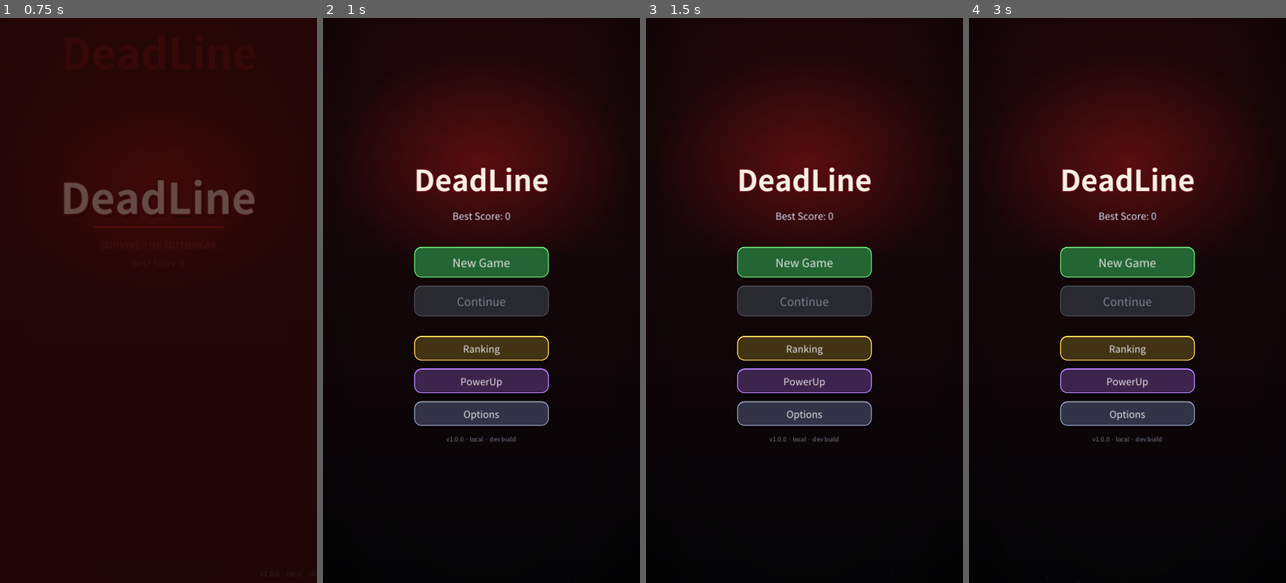
Above: before the commit, frames 1-4 (left to right).
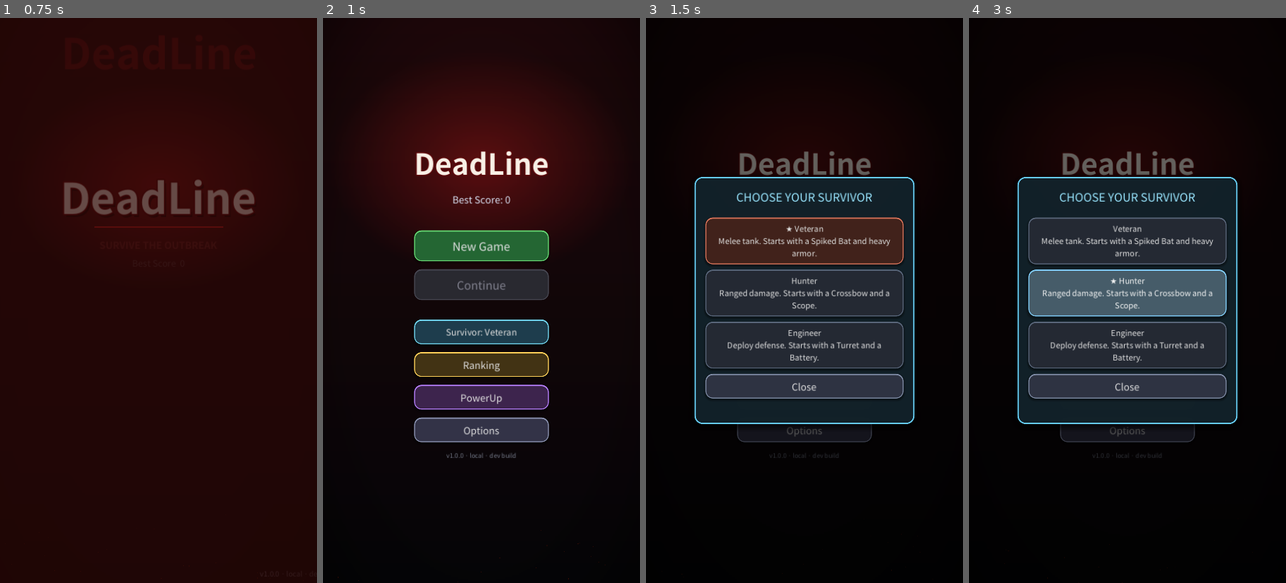
Above: after the commit, the same moments.

Repository: kosj/game_action_defence
Game: Godot game, scene res://scenes/TitleScreen.tscn
The game is run twice, just before and just after one commit, with the same random seed, the same clock (stepped at 60 frames per second) and the same inputs. Sound files missing from this copy of the repository are replaced by a short silence.
Inputs (mouse positions are in pixels of both pictures, inside the frame that each line leads up to):
- Up to frame 1 (0.75 s): tap Enter at 0.5 s; move the mouse to (228, 272) at 0.52 s; click (228, 272) at 0.67 s
- Up to frame 2 (1 s): no input
- Up to frame 3 (1.5 s): click (804, 334) at 1.25 s, where only the run after the commit has a clickable "Survivor: Veteran"
- Up to frame 4 (3 s): click (1127, 238) at 2 s, where only the run after the commit has a clickable "★ Veteran Melee tank. Starts …"; click (1127, 294) at 2.75 s, where only the run after the commit has a clickable "Hunter Ranged damage. Starts …"

Frame 1 is identical in both runs. In frame 2, 14% of the frame differs, in the area x 28-72%, y 23-78%; in frame 3, 38%; in frame 4, 39%, in the area x 11-90%, y 9-100%.

Commit message:
Phase 4-A: add 3 selectable characters (data + selection + identity)
Introduce Veteran / Hunter / Engineer, differentiated by start weapon,
signature passive, and start stat bonuses, with a menu selector.

- CharacterData (id/display/desc/color/start_weapon/signature_passive/
  bonus_* start stats/trait_key) + CharacterDB index; gen_character_data.gd
  generator; data/character_db.tres (3 characters). Note: `trait` is a
  reserved word in GDScript, so the field is named trait_key.
- GameData loads the character catalog (characters / character(id)).
- CharacterManager (new autoload) persists the chosen id to
  user://character.save and provides selected()/select() plus add_bonuses(),
  which is called at the end of ItemDB.recompute so the character's start
  stats stack on top of passives (added with +=, after the passive SET).
- Events.reset() seeds the run inventory with the selected character's start
  weapon and signature passive (on top of the base gun).
- MainMenu gains a character-select overlay (3 cards, highlights + persists
  the pick, button shows the current survivor).
- Characters: Veteran (Spiked Bat + Body Armor, +HP), Hunter (Crossbow +
  Scope, +damage/crit), Engineer (Turret + Battery, +effect area).
- MASTER_PLAN.md: 4-A logged; 4-B (conditional traits) noted as remaining.

Validated headless: --import parses clean; character_db.tres generates (3);
a run-start probe confirms the selected character's start weapon, signature
passive, and stat bonuses apply (Veteran -> {gun,spikedbat}, {armor},
maxhp+4); the MainMenu scene builds with the new overlay error-free.

Co-Authored-By: Claude Opus 4.8 <noreply@anthropic.com>
Claude-Session: https://claude.ai/code/session_01CGDKLmv2BxdFp7Sn7aQ7ZR

Diff:
--- /dev/null
+++ b/data/character_db.tres
@@ -0,0 +1,56 @@
+[gd_resource type="Resource" script_class="CharacterDB" load_steps=6 format=3]
+
+[ext_resource type="Script" path="res://scripts/data/CharacterData.gd" id="1_ur7yx"]
+[ext_resource type="Script" path="res://scripts/data/CharacterDB.gd" id="2_h3tsq"]
+
+[sub_resource type="Resource" id="Resource_gy10s"]
+script = ExtResource("1_ur7yx")
+id = "veteran"
+display = "Veteran"
+desc = "Melee tank. Starts with a Spiked Bat and heavy armor."
+color = Color(0.85, 0.45, 0.35, 1)
+start_weapon = "spikedbat"
+signature_passive = "armor"
+bonus_max_health = 3
+bonus_bullet_damage = 0
+bonus_move_speed = 1
+bonus_atk_speed = 0
+bonus_area = 0
+bonus_crit = 0
+trait_key = "veteran"
+
+[sub_resource type="Resource" id="Resource_eb8c7"]
+script = ExtResource("1_ur7yx")
+id = "hunter"
+display = "Hunter"
+desc = "Ranged damage. Starts with a Crossbow and a Scope."
+color = Color(0.45, 0.8, 1, 1)
+start_weapon = "crossbow"
+signature_passive = "crit"
+bonus_max_health = 0
+bonus_bullet_damage = 2
+bonus_move_speed = 0
+bonus_atk_speed = 0
+bonus_area = 0
+bonus_crit = 2
+trait_key = "hunter"
+
+[sub_resource type="Resource" id="Resource_idkuf"]
+script = ExtResource("1_ur7yx")
+id = "engineer"
+display = "Engineer"
+desc = "Deploy defense. Starts with a Turret and a Battery."
+color = Color(0.55, 0.9, 0.6, 1)
+start_weapon = "turret"
+signature_passive = "battery"
+bonus_max_health = 0
+bonus_bullet_damage = 0
+bonus_move_speed = 0
+bonus_atk_speed = 1
+bonus_area = 2
+bonus_crit = 0
+trait_key = "engineer"
+
+[resource]
+script = ExtResource("2_h3tsq")
+characters = Array[ExtResource("1_ur7yx")]([SubResource("Resource_gy10s"), SubResource("Resource_eb8c7"), SubResource("Resource_idkuf")])
--- a/project.godot
+++ b/project.godot
@@ -22,6 +22,7 @@
 SoundManager="*res://scripts/SoundManager.gd"
 SaveManager="*res://scripts/SaveManager.gd"
 MetaManager="*res://scripts/MetaManager.gd"
+CharacterManager="*res://scripts/CharacterManager.gd"
 RankingManager="*res://scripts/RankingManager.gd"
 AdManager="*res://scripts/AdManager.gd"
 Locale="*res://scripts/Locale.gd"
--- /dev/null
+++ b/scripts/CharacterManager.gd
@@ -0,0 +1,75 @@
+extends Node
+## 캐릭터 선택 관리 (Autoload "CharacterManager").
+## 선택한 캐릭터 id 를 디스크(user://character.save)에 보존하고, 런 시작 시 시작 무기·시그니처 패시브·
+## 시작 스탯 보정을 제공한다. 데이터는 GameData.characters(character_db.tres).
+
+const SAVE_PATH := "user://character.save"
+
+var _selected_id: String = ""
+
+
+func _ready() -> void:
+	_load()
+
+
+## 현재 선택 캐릭터. 저장값이 없거나 무효면 카탈로그 첫 번째로 폴백.
+func selected() -> CharacterData:
+	var list := GameData.characters
+	if list.is_empty():
+		return null
+	for c in list:
+		if c != null and c.id == _selected_id:
+			return c
+	return list[0]
+
+
+func selected_id() -> String:
+	var c := selected()
+	return c.id if c != null else ""
+
+
+func select(id: String) -> void:
+	_selected_id = id
+	_save()
+
+
+func start_weapon() -> String:
+	var c := selected()
+	return c.start_weapon if c != null else ""
+
+
+func signature_passive() -> String:
+	var c := selected()
+	return c.signature_passive if c != null else ""
+
+
+## ItemDB.recompute 말미에 호출 — 캐릭터 시작 스탯 보정을 upgrade_* 에 더한다(패시브/무기 위에 얹힘).
+func add_bonuses() -> void:
+	var c := selected()
+	if c == null:
+		return
+	Events.upgrade_max_health += c.bonus_max_health
+	Events.upgrade_bullet_damage += c.bonus_bullet_damage
+	Events.upgrade_speed += c.bonus_move_speed
+	Events.upgrade_atk_speed += c.bonus_atk_speed
+	Events.upgrade_area += c.bonus_area
+	Events.upgrade_crit += c.bonus_crit
+
+
+func _load() -> void:
+	if not FileAccess.file_exists(SAVE_PATH):
+		return
+	var f := FileAccess.open(SAVE_PATH, FileAccess.READ)
+	if f == null:
+		return
+	var parsed = JSON.parse_string(f.get_as_text())
+	f.close()
+	if typeof(parsed) == TYPE_DICTIONARY:
+		_selected_id = str(parsed.get("id", ""))
+
+
+func _save() -> void:
+	var f := FileAccess.open(SAVE_PATH, FileAccess.WRITE)
+	if f:
+		f.store_string(JSON.stringify({"id": _selected_id}))
+		f.close()
--- a/scripts/Events.gd
+++ b/scripts/Events.gd
@@ -352,8 +352,15 @@
 	upgrade_crit = 0
 	upgrade_garlic = 0
 	upgrade_holy = 0
-	weapons = {"gun": 1}         # 시작 무기(자동총 Lv1)만 보유
+	# 시작 인벤토리 — 기본 자동총(gun) + 선택 캐릭터의 시작 무기/시그니처 패시브.
+	weapons = {"gun": 1}
 	passives = {}
+	var _char: CharacterData = CharacterManager.selected()
+	if _char != null:
+		if _char.start_weapon != "" and _char.start_weapon != "gun":
+			weapons[_char.start_weapon] = 1
+		if _char.signature_passive != "":
+			passives[_char.signature_passive] = 1
 	MetaManager.apply_run_start()         # 영구 강화 배수(골드/경험치) 설정
 	ItemDB.recompute(weapons, passives)   # 인벤토리 → upgrade_* 정합화(메타 시작 보정 포함)
 	gold_changed.emit(total_gold)
--- a/scripts/ItemDB.gd
+++ b/scripts/ItemDB.gd
@@ -120,3 +120,5 @@
 	# 무기와 공유하는 스탯: ADD(무기/진화/메타 값 위에 얹음) — 신규 패시브 탄약벨트/화약.
 	Events.upgrade_multi_bullet += int(acc.get("multishot", 0.0))
 	Events.upgrade_bullet_damage += int(acc.get("bullet_damage", 0.0))
+
+	CharacterManager.add_bonuses()   # 캐릭터 시작 스탯 보정(패시브 SET 이후 += 로 얹음)
--- a/scripts/MainMenu.gd
+++ b/scripts/MainMenu.gd
@@ -39,6 +39,12 @@
 var _power_panel: PanelContainer
 var _power_gold_label: Label
 var _power_rows: Array = []      # [{ "btn": Button, "id": String }]
+
+# ── 캐릭터 선택 오버레이 ──
+var _char_btn: Button
+var _char_dim: ColorRect
+var _char_panel: PanelContainer
+var _char_rows: Array = []       # [{ "btn": Button, "c": CharacterData }]
 
 
 func _ready() -> void:
@@ -154,6 +160,13 @@
 	opt_spacer.custom_minimum_size = Vector2(0, 8)
 	box.add_child(opt_spacer)
 
+	_char_btn = Button.new()
+	_char_btn.custom_minimum_size = Vector2(300, 56)
+	_char_btn.add_theme_font_size_override("font_size", 20)
+	_UIStyle.apply_button_style(_char_btn, Color(0.12, 0.24, 0.30), Color(0.45, 0.85, 0.95))
+	_char_btn.pressed.connect(_on_character_pressed)
+	box.add_child(_char_btn)
+
 	_rank_btn = Button.new()
 	_rank_btn.custom_minimum_size = Vector2(300, 56)
 	_rank_btn.add_theme_font_size_override("font_size", 22)
@@ -187,6 +200,8 @@
 	_build_options_panel()
 	_build_ranking_panel()
 	_build_power_panel()
+	_build_character_panel()
+	_refresh_char_button()
 
 
 ## 옵션 패널(언어 / 사운드 On/Off) — Option 버튼으로 열고 닫는 오버레이.
@@ -385,6 +400,108 @@
 	if MetaManager.buy(id):
 		SoundManager.play("gold", 0.03, 1.25)
 	_refresh_power()
+
+
+# ── 캐릭터 선택 오버레이 ─────────────────────────────────────────────
+func _build_character_panel() -> void:
+	_char_dim = ColorRect.new()
+	_char_dim.set_anchors_preset(Control.PRESET_FULL_RECT)
+	_char_dim.color = Color(0, 0, 0, 0.6)
+	_char_dim.mouse_filter = Control.MOUSE_FILTER_STOP
+	_char_dim.visible = false
+	_char_dim.gui_input.connect(_on_char_dim_input)
+	add_child(_char_dim)
+
+	_char_panel = PanelContainer.new()
+	_char_panel.anchor_left = 0.5
+	_char_panel.anchor_right = 0.5
+	_char_panel.anchor_top = 0.5
+	_char_panel.anchor_bottom = 0.5
+	_char_panel.offset_left = -250.0
+	_char_panel.offset_right = 250.0
+	_char_panel.offset_top = -280.0
+	_char_panel.offset_bottom = 280.0
+	_char_panel.add_theme_stylebox_override("panel", _UIStyle.panel(Color(0.07, 0.13, 0.16, 0.98), Color(0.4, 0.8, 0.95)))
+	_char_panel.visible = false
+	add_child(_char_panel)
+
+	var margin := MarginContainer.new()
+	for m in ["left", "right", "top", "bottom"]:
+		margin.add_theme_constant_override("margin_" + m, 22)
+	_char_panel.add_child(margin)
+
+	var vb := VBoxContainer.new()
+	vb.add_theme_constant_override("separation", 12)
+	margin.add_child(vb)
+
+	var title := Label.new()
+	title.text = "CHOOSE YOUR SURVIVOR"
+	title.horizontal_alignment = HORIZONTAL_ALIGNMENT_CENTER
+	title.add_theme_font_size_override("font_size", 26)
+	title.add_theme_color_override("font_color", Color(0.6, 0.9, 1.0))
+	vb.add_child(title)
+
+	vb.add_child(HSeparator.new())
+
+	_char_rows.clear()
+	for c in GameData.characters:
+		var btn := Button.new()
+		btn.custom_minimum_size = Vector2(430, 92)
+		btn.add_theme_font_size_override("font_size", 18)
+		btn.autowrap_mode = TextServer.AUTOWRAP_WORD_SMART
+		btn.pressed.connect(_on_char_pick.bind(String(c.id)))
+		vb.add_child(btn)
+		_char_rows.append({"btn": btn, "c": c})
+
+	var close := Button.new()
+	close.text = "Close"
+	close.custom_minimum_size = Vector2(0, 52)
+	close.add_theme_font_size_override("font_size", 22)
+	_UIStyle.apply_button_style(close, Color(0.18, 0.20, 0.26), Color(0.5, 0.55, 0.65))
+	close.pressed.connect(_on_character_close)
+	vb.add_child(close)
+
+
+## 현재 선택 캐릭터를 메뉴 버튼에 표시.
+func _refresh_char_button() -> void:
+	var c := CharacterManager.selected()
+	_char_btn.text = "Survivor: %s" % (c.display if c != null else "-")
+
+
+## 오버레이 카드 갱신 — 선택된 캐릭터를 강조.
+func _refresh_character() -> void:
+	var sel := CharacterManager.selected_id()
+	for row in _char_rows:
+		var c: CharacterData = row["c"]
+		var btn: Button = row["btn"]
+		btn.text = "%s%s\n%s" % ["★ " if c.id == sel else "", c.display, c.desc]
+		if c.id == sel:
+			_UIStyle.apply_button_style(btn, Color(c.color.r * 0.30, c.color.g * 0.30, c.color.b * 0.30, 1.0), c.color)
+		else:
+			_UIStyle.apply_button_style(btn, Color(0.14, 0.16, 0.20), Color(0.35, 0.40, 0.48))
+
+
+func _on_character_pressed() -> void:
+	_refresh_character()
+	_char_dim.visible = true
+	_char_panel.visible = true
+
+
+func _on_character_close() -> void:
+	_char_dim.visible = false
+	_char_panel.visible = false
+
+
+func _on_char_dim_input(event: InputEvent) -> void:
+	if (event is InputEventMouseButton and event.pressed) or (event is InputEventScreenTouch and event.pressed):
+		_on_character_close()
+
+
+func _on_char_pick(id: String) -> void:
+	CharacterManager.select(id)
+	SoundManager.play("gold", 0.03, 1.2)
+	_refresh_character()
+	_refresh_char_button()
 
 
 func _refresh_power() -> void:
--- /dev/null
+++ b/scripts/data/CharacterDB.gd
@@ -0,0 +1,5 @@
+class_name CharacterDB
+extends Resource
+## 캐릭터 카탈로그 인덱스. 웹 빌드 호환을 위해 단일 리소스로 묶어 load 한다. 배열 순서 = 표시/기본 순서.
+
+@export var characters: Array[CharacterData] = []
--- /dev/null
+++ b/scripts/data/CharacterData.gd
@@ -0,0 +1,25 @@
+class_name CharacterData
+extends Resource
+## 플레이어 캐릭터 데이터. 시작 무기 + 시그니처 패시브 + 시작 스탯 보정으로 차별화한다(스펙).
+## 조건부 고유 트레잇(저체력 공격력↑ 등)은 후속(Phase 4-B)에서 trait 키로 확장.
+
+@export var id: String = ""
+@export var display: String = ""
+@export var desc: String = ""
+@export var color: Color = Color.WHITE
+
+## 런 시작 시 기본 자동총(gun)에 더해 추가로 보유하는 무기(빈 문자열/"gun"이면 추가 없음).
+@export var start_weapon: String = ""
+## 런 시작 시 Lv1로 보유하는 시그니처 패시브(빈 문자열이면 없음).
+@export var signature_passive: String = ""
+
+## 시작 스탯 보정 — recompute 말미에 upgrade_* 에 더해진다(패시브/무기 위에 얹힘).
+@export var bonus_max_health: int = 0
+@export var bonus_bullet_damage: int = 0
+@export var bonus_move_speed: int = 0
+@export var bonus_atk_speed: int = 0
+@export var bonus_area: int = 0
+@export var bonus_crit: int = 0
+
+## 조건부 고유 트레잇 키(Phase 4-B 예약): "veteran"/"hunter"/"engineer" 등.
+@export var trait_key: String = ""
--- a/scripts/data/GameData.gd
+++ b/scripts/data/GameData.gd
@@ -8,6 +8,7 @@
 const META_DB_PATH := "res://data/meta_upgrades.tres"
 const DIFFICULTY_PATH := "res://data/difficulty.tres"
 const ITEM_CATALOG_PATH := "res://data/item_catalog.tres"
+const CHARACTER_DB_PATH := "res://data/character_db.tres"
 
 var zombie_list: Array[ZombieData] = []   # 정의 순서 유지(스포너 가중치 인덱스와 정렬)
 var _zombie_by_id: Dictionary = {}
@@ -23,12 +24,32 @@
 var _weapon_by_id: Dictionary = {}
 var _passive_by_id: Dictionary = {}
 
+var characters: Array[CharacterData] = []   # 캐릭터 카탈로그(표시/기본 순서)
+var _character_by_id: Dictionary = {}
+
 
 func _ready() -> void:
 	_load_zombies()
 	_load_meta()
 	_load_difficulty()
 	_load_items()
+	_load_characters()
+
+
+func _load_characters() -> void:
+	if not ResourceLoader.exists(CHARACTER_DB_PATH):
+		push_warning("GameData: %s 없음 — 캐릭터 데이터 로드 실패" % CHARACTER_DB_PATH)
+		return
+	var db = load(CHARACTER_DB_PATH)
+	if db is CharacterDB:
+		characters = db.characters
+		for c in characters:
+			if c != null and c.id != "":
+				_character_by_id[c.id] = c
+
+
+func character(id: String) -> CharacterData:
+	return _character_by_id.get(id)
 
 
 func _load_items() -> void:
--- /dev/null
+++ b/tools/gen_character_data.gd
@@ -0,0 +1,36 @@
+extends SceneTree
+## 일회성: 캐릭터 카탈로그 .tres 생성.  godot --headless --path . --script res://tools/gen_character_data.gd
+
+func _c(id: String, disp: String, desc: String, color: Color, start_weapon: String, sig: String, trait_key: String, bonuses: Dictionary) -> CharacterData:
+	var c := CharacterData.new()
+	c.id = id; c.display = disp; c.desc = desc; c.color = color
+	c.start_weapon = start_weapon; c.signature_passive = sig; c.trait_key = trait_key
+	c.bonus_max_health = bonuses.get("max_health", 0)
+	c.bonus_bullet_damage = bonuses.get("bullet_damage", 0)
+	c.bonus_move_speed = bonuses.get("move_speed", 0)
+	c.bonus_atk_speed = bonuses.get("atk_speed", 0)
+	c.bonus_area = bonuses.get("area", 0)
+	c.bonus_crit = bonuses.get("crit", 0)
+	return c
+
+
+func _initialize() -> void:
+	DirAccess.make_dir_recursive_absolute("res://data")
+	var db := CharacterDB.new()
+	db.characters = [
+		# 베테랑 — 근접 탱커: 못배트 시작 + 방탄조끼, 높은 체력.
+		_c("veteran", "Veteran", "Melee tank. Starts with a Spiked Bat and heavy armor.",
+			Color(0.85, 0.45, 0.35), "spikedbat", "armor", "veteran",
+			{"max_health": 3, "move_speed": 1}),
+		# 사냥꾼 — 원거리 딜러: 석궁 시작 + 조준경, 높은 피해/치명타.
+		_c("hunter", "Hunter", "Ranged damage. Starts with a Crossbow and a Scope.",
+			Color(0.45, 0.80, 1.00), "crossbow", "crit", "hunter",
+			{"bullet_damage": 2, "crit": 2}),
+		# 엔지니어 — 설치 디펜스: 터렛 시작 + 배터리, 넓은 효과/재화↑.
+		_c("engineer", "Engineer", "Deploy defense. Starts with a Turret and a Battery.",
+			Color(0.55, 0.90, 0.60), "turret", "battery", "engineer",
+			{"area": 2, "atk_speed": 1}),
+	]
+	var err := ResourceSaver.save(db, "res://data/character_db.tres")
+	print("gen_character_data: saved character_db.tres err=%d (chars=%d)" % [err, db.characters.size()])
+	quit()
Not shown, changed: MASTER_PLAN.md
